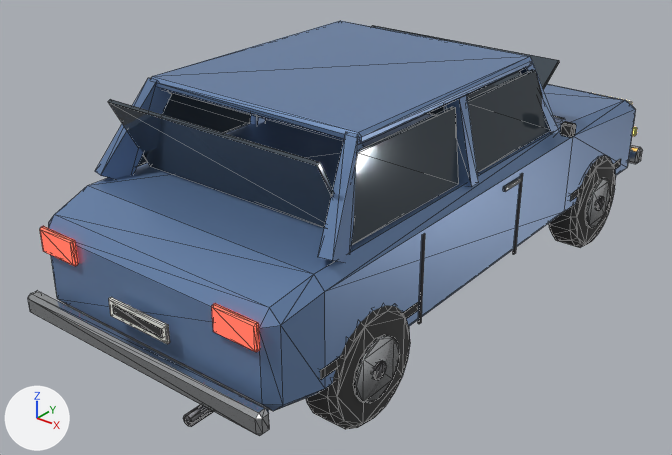
The glTF model assets/models/v_car_blue.glb: old version first, new version second.
Before and after are seen from a 50 mm camera at (3.0, -4.25, 2.85) aimed at (-0.14, -0.32, 0.41). The lights are fixed; the arrows at lower left show +X, +Y and +Z. The first picture is the older version. Mesh edges are drawn as thin lines. Objects named as collision shapes, trigger or cutter boxes, shadow casters or lower levels of detail are left out. Vertices at exactly the same position are counted once.

The first picture shows 'Auto_Blue'.
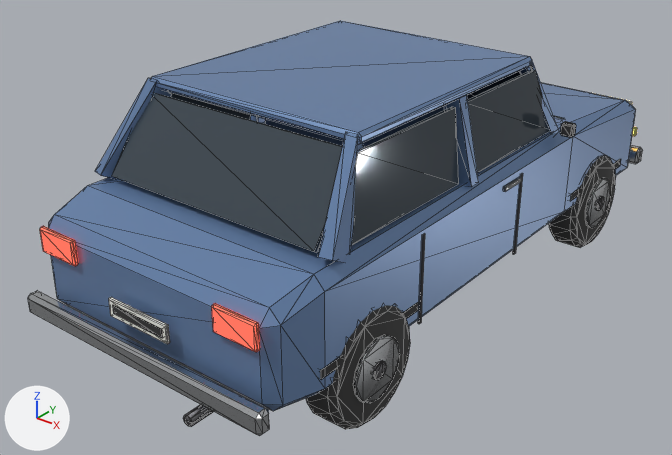
Pixel boxes (x1, y1, x2, y2) of what changed, in the pictures (672 x 455 px; the box of a moved part takes in the faces that stretch with it):
part 1 of me_auto_blue, moved or reshaped (mostly hidden afterwards): before (372, 25, 559, 115); after (467, 65, 533, 99)
part 2 of me_auto_blue, moved or reshaped: before (108, 99, 334, 228); after (112, 93, 343, 253)

Patch to the scene script:
```diff
--- a/assets/models/v_car_blue.glb.py
+++ b/assets/models/v_car_blue.glb.py
@@ me_auto_blue @@
 me_auto_blue.from_pydata(...)  # 1266 vertices, 2308 faces; spans x -0.89..0.89, y -2.05..2.02, z 0.0..1.45
 # used by ob_auto_blue; location = (0.0, 0.0, 0.0)
+# me_auto_blue part 1: the loose piece of 8 vertices spanning x -0.68..0.68, y 0.29..0.75, z 1.01..1.35 is turned 84 degrees about the x axis through its middle
+# me_auto_blue part 2: the loose piece of 8 vertices spanning x -0.68..0.68, y -1.47..-1.23, z 0.96..1.4 is turned -65 degrees about the x axis through its middle
 me_auto_blue.materials.append(mat_vcarblue)
```
